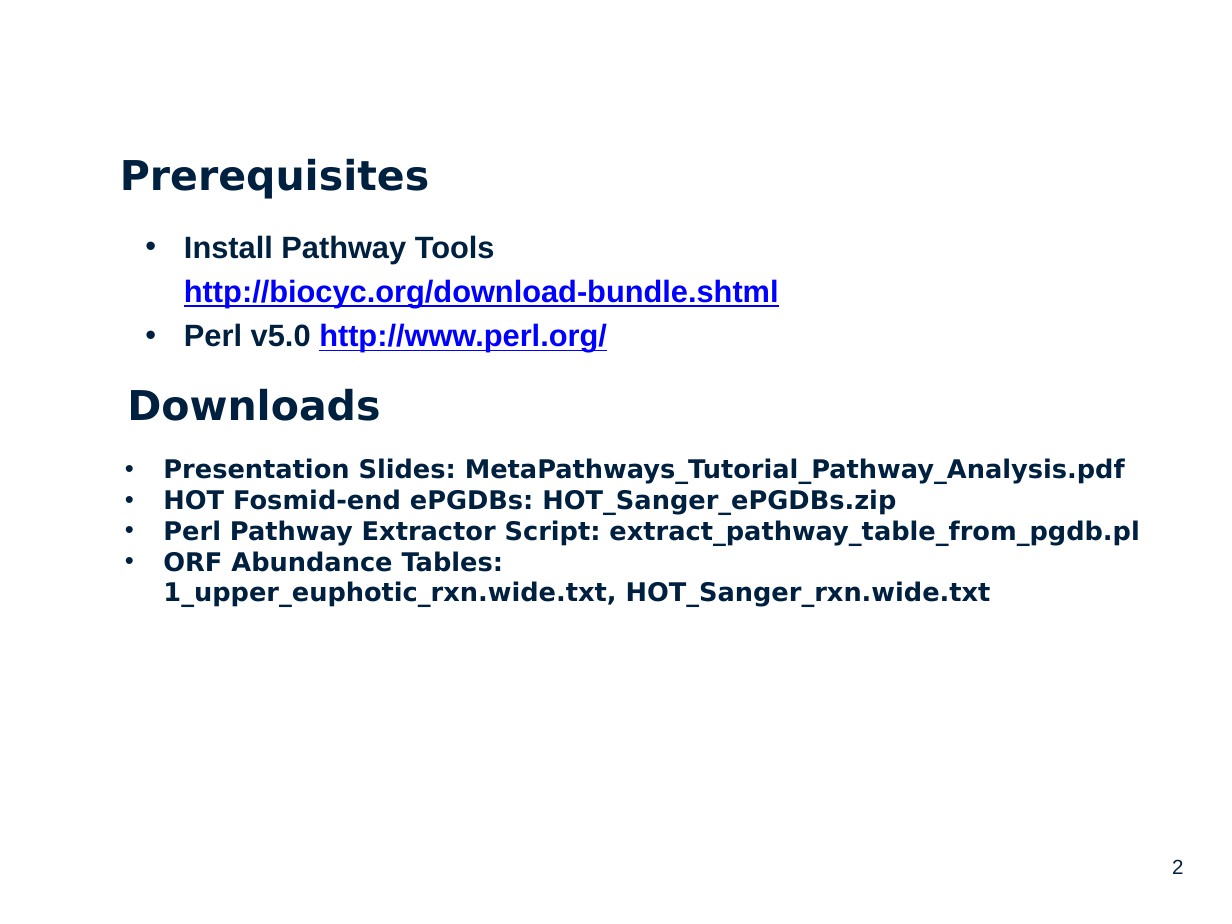
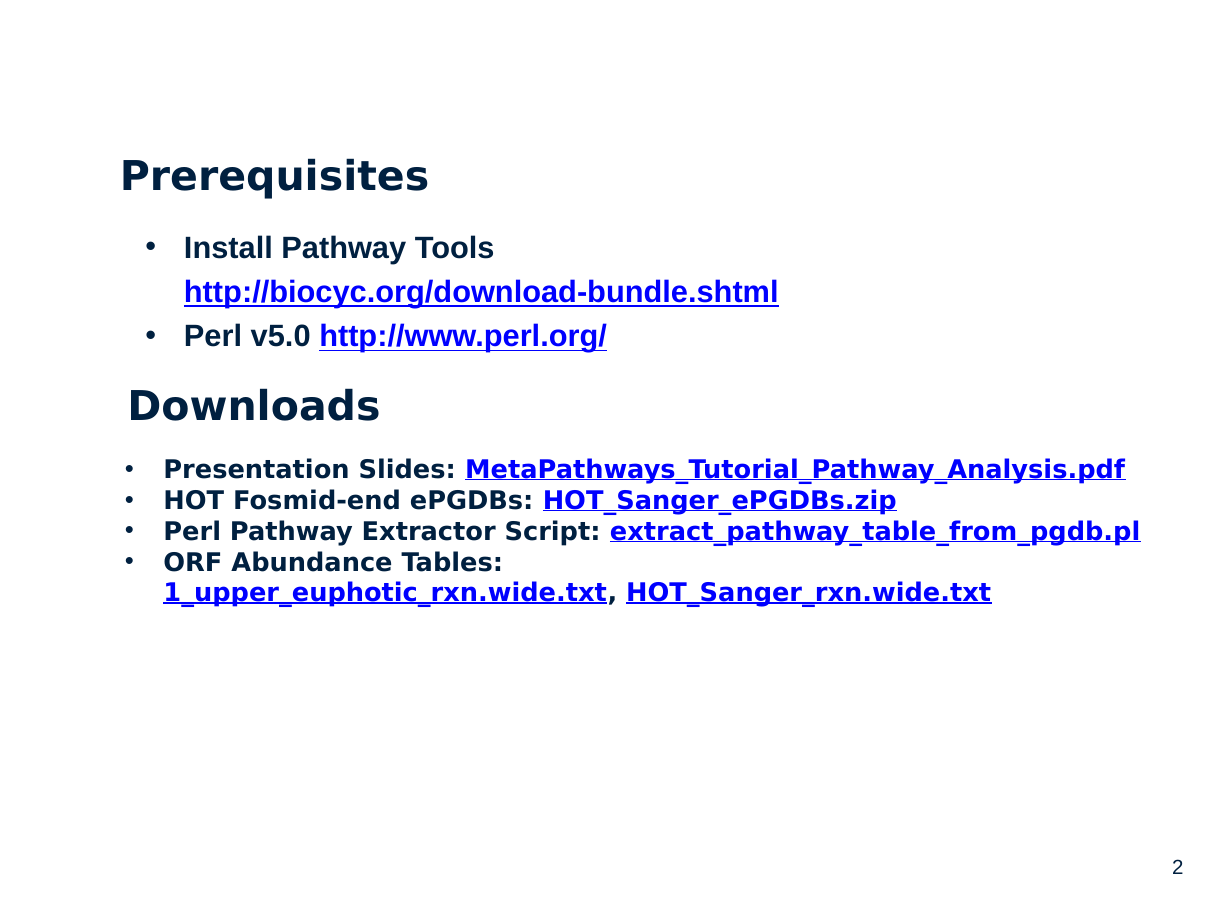
Before and after one commit to hallamlab/mp_tutorial, a slide deck: slide 2 of pathway_analysis/files/MetaPathways_Tutorial_Pathway_Analysis.pptx. Drawn at 1232x924 pixels with LibreOffice and Linux fonts; fonts in the diff are those of the drawing; background and template pictures are left out. Boxes give left, top, right and bottom in pixels: in the first picture for what was removed or moved away, otherwise in the second. Text is boxed around its words. In the diff, an @@ line names an element or a change of style, - is before the commit and + after.

```diff
--- a/pathway_analysis/files/MetaPathways_Tutorial_Pathway_Analysis.pptx
+++ b/pathway_analysis/files/MetaPathways_Tutorial_Pathway_Analysis.pptx
@@ text "Presentation Slides: MetaPathways_Tutorial_Pathway_Analysis. ..." at [163,458,1140,607]: text colour #002040 to #0000FF, underline on in "MetaPathways_Tutorial_Pathway_Analysis.pdf", "HOT_Sanger_ePGDBs.zip", "extract_pathway_table_from_pgdb.pl", "1_upper_euphotic_rxn.wide.txt, HOT_Sanger_rxn.wide.txt" @@
```
Also in this commit, not shown: 5 other files.
